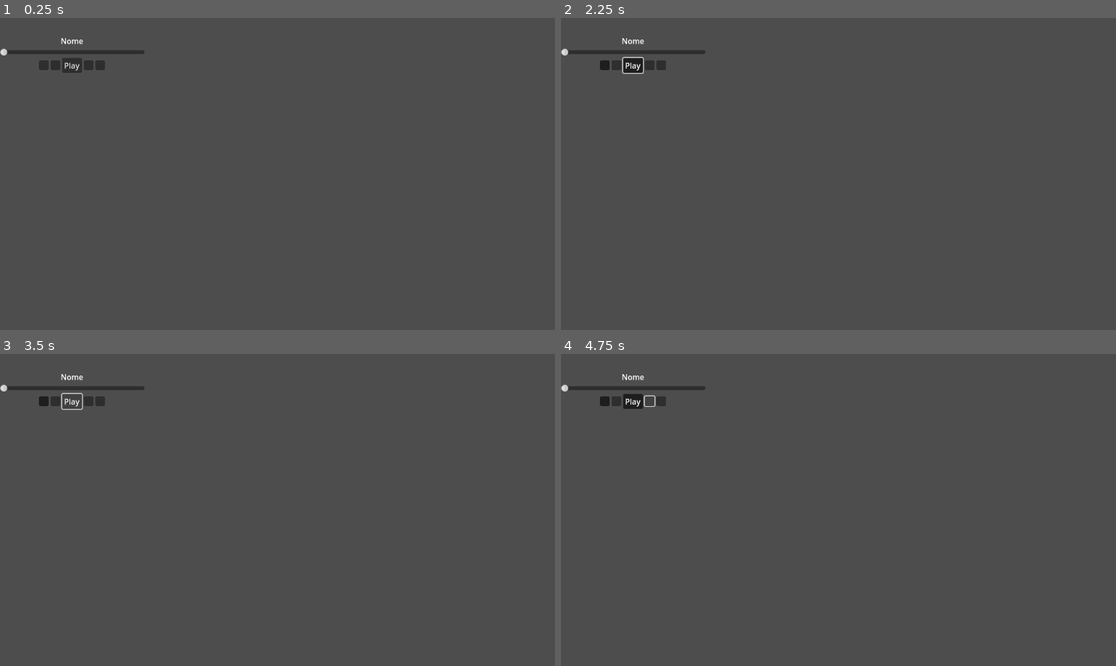
Above: before the commit, frames 1-4 (two rows, left to right).
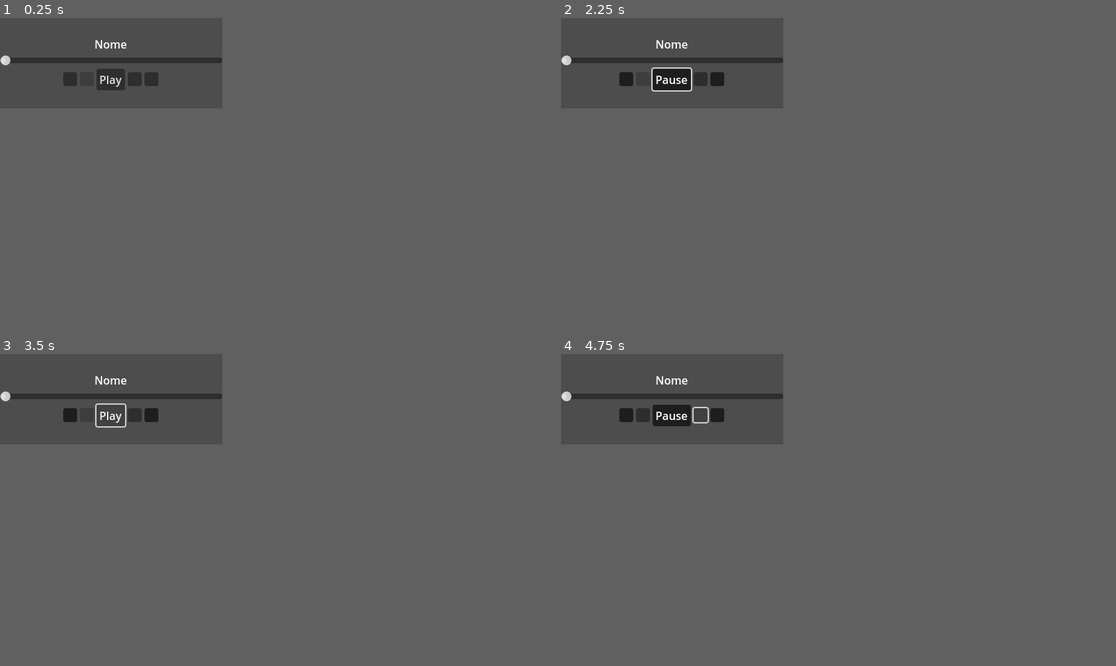
Above: after the commit, the same moments.

Repository: nathaliajoana/godot-music-player
Game: Godot game, scene res://music_player/music_player.tscn
Same seed, same stepped clock (60 frames per second), same inputs: the game is played once before the commit and once after it.
Inputs (mouse positions are in pixels of both pictures, inside the frame that each line leads up to; where the layout moved, square brackets give the same spot in the first picture):
- Up to frame 1 (0.25 s): no input
- Up to frame 2 (2.25 s): click (738, 230) [605, 64] at 0.5 s; click (938, 230) [660, 64] at 1.25 s; click "Play" at 2 s
- Up to frame 3 (3.5 s): click "Play" (after the commit: "Pause") at 2.75 s
- Up to frame 4 (4.75 s): click "Play" at 3.5 s; click (910, 566) [649, 400] at 4.25 s
The window is 799x449 before the commit and 320x130 after it. Grey fills any space a smaller window leaves; there, only what the larger window draws over its background counts as a difference.

The runs differ from the first frame. In frame 1, 1.9% of the frame differs, in the area x 0-41%, y 6-24%; in frame 2, 2.2%; in frame 3, 1.7%; in frame 4, 2.1%.

Commit message:
add back, next and loop buttons functionality

Diff:
--- a/audio_manager/audio_manager.gd
+++ b/audio_manager/audio_manager.gd
@@ -22,6 +22,7 @@
 var pause_tween : Tween
 var effects_list : Dictionary = {}
 var music_list : Dictionary = {}
+var current_song : String
 
 #region Main functions
 func _ready() -> void:
@@ -77,6 +78,7 @@
 
 func set_music(music_id, fade_if_active : bool = true, random : bool = false, stage_songs : Array = []) -> void:
 	randomized_songs_array = stage_songs
+
 	if random:
 		randomize()
 		randomized_songs = true
@@ -89,6 +91,7 @@
 		volume_tween.tween_property(music_player, "volume_db", -20, music_fade_timer)
 		await volume_tween.finished
 
+	current_song = music_id
 	music_player.stream = music_list[music_id]
 	music_player.volume_db = 0
 	music_player.play()
@@ -99,7 +102,6 @@
 		fade : bool = true,
 		random : bool = false
 	) -> void:
-		if debug: printerr("Randomize set to ", random)
 		if random: music_id = randi_range(0, music_array.size() - 1)
 		var selected_music = music_array[music_id]
 		set_music(selected_music, fade, random, music_array)
--- a/music_player/music_player.gd
+++ b/music_player/music_player.gd
@@ -1,20 +1,50 @@
 extends Node
 
-var random : bool = false
+var randomize : bool = false
+var loop_current_song : bool = false # TODO: add logic to loop when toggled
+var song_position : int
+
 var stage_songs : Array = ["Cosy Coffee Shop", "Fading Memories", "Flavoured Water"]
+
+@onready var music_player : AudioStreamPlayer = $MusicPlayer
+@onready var play_button: Button = $VBoxContainer/HBoxContainer/PlayButton
+@onready var back_button: Button = $VBoxContainer/HBoxContainer/BackButton
+
 
 #region Main functions
 func _ready() -> void:
-	pass
+	play_button.set_text("Play") # TODO: change icon using TexturedButton
+	back_button.set_disabled(true) # TODO: enable after first song finish
 #endregion
 
 #region Signals
 func _on_play_button_toggled(toggled_on: bool) -> void:
 	if toggled_on:
-		AudioManager.play_music(stage_songs, 1, false, random)
+		play_button.set_text("Pause")
+		if music_player.stream_paused:
+			music_player.stream_paused = false # TODO: should be AudioManager.set_pause(false)?
+		else:
+			AudioManager.play_music(stage_songs, 0, false, randomize)
 	else:
+		play_button.set_text("Play")
 		AudioManager.set_pause(true)
 
 func _on_randomize_button_toggled(toggled_on: bool) -> void:
-	random = toggled_on
+	randomize = toggled_on
+
+func _on_loop_button_toggled(toggled_on: bool) -> void:
+	loop_current_song = toggled_on
+
+func _on_next_button_pressed() -> void:
+	song_position = stage_songs.find(AudioManager.current_song) + 1
+	if song_position > stage_songs.size() - 1: song_position = 0
+	AudioManager.play_music(stage_songs, song_position, false, randomize)
+	back_button.set_disabled(false)
+
+func _on_back_button_pressed() -> void:
+	song_position = stage_songs.find(AudioManager.current_song) - 1
+	if song_position < stage_songs.size() - 1: back_button.set_disabled(true)
+	AudioManager.play_music(stage_songs, song_position, false, randomize)
+
+
 #endregion
--- a/music_player/music_player.tscn
+++ b/music_player/music_player.tscn
@@ -4,12 +4,17 @@
 
 [node name="MusicPlayer" type="Node"]
 script = ExtResource("1_644n3")
+metadata/_edit_horizontal_guides_ = [130.0]
+metadata/_edit_vertical_guides_ = [320.0]
 
 [node name="MusicPlayer" type="AudioStreamPlayer" parent="."]
 
 [node name="VBoxContainer" type="VBoxContainer" parent="."]
-offset_right = 300.0
-offset_bottom = 150.0
+anchors_preset = 15
+anchor_right = 1.0
+anchor_bottom = 1.0
+grow_horizontal = 2
+grow_vertical = 2
 alignment = 1
 
 [node name="Label" type="Label" parent="VBoxContainer"]
@@ -45,7 +50,6 @@
 size_flags_vertical = 4
 toggle_mode = true
 action_mode = 0
-text = "Play"
 icon_alignment = 1
 
 [node name="NextButton" type="Button" parent="VBoxContainer/HBoxContainer"]
@@ -57,6 +61,10 @@
 custom_minimum_size = Vector2(20, 20)
 layout_mode = 2
 size_flags_vertical = 4
+toggle_mode = true
 
 [connection signal="toggled" from="VBoxContainer/HBoxContainer/RandomizeButton" to="." method="_on_randomize_button_toggled"]
+[connection signal="pressed" from="VBoxContainer/HBoxContainer/BackButton" to="." method="_on_back_button_pressed"]
 [connection signal="toggled" from="VBoxContainer/HBoxContainer/PlayButton" to="." method="_on_play_button_toggled"]
+[connection signal="pressed" from="VBoxContainer/HBoxContainer/NextButton" to="." method="_on_next_button_pressed"]
+[connection signal="toggled" from="VBoxContainer/HBoxContainer/LoopButton" to="." method="_on_loop_button_toggled"]
--- a/project.godot
+++ b/project.godot
@@ -19,6 +19,11 @@
 
 AudioManager="*res://audio_manager/audio_manager.tscn"
 
+[display]
+
+window/size/viewport_width=320
+window/size/viewport_height=130
+
 [rendering]
 
 renderer/rendering_method="gl_compatibility"
